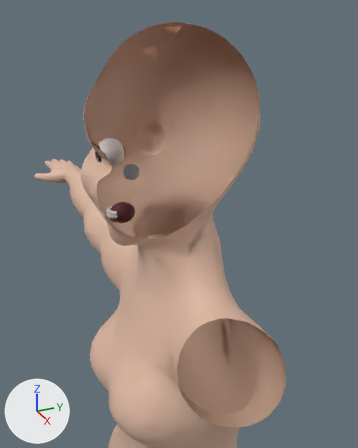
The glTF model characters/alis/model/alis.glb: old version first, new version second.
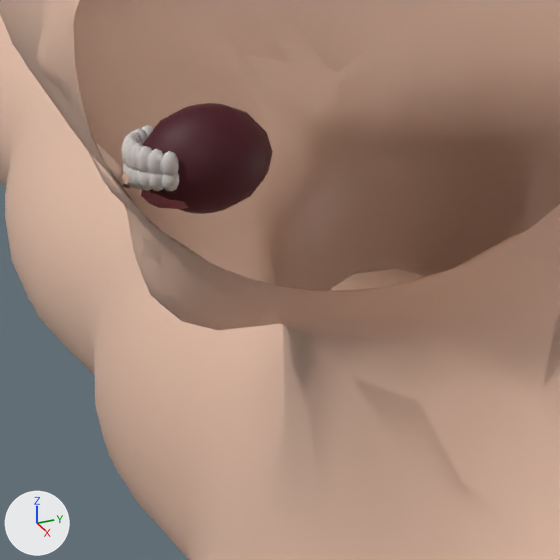
The first picture shows the older version from a 50 mm lens placed at (0.5493, -0.232, 1.622), pointed at (0.0359, -0.0009, 1.3652). The close-ups show the older and then the newer version on the part from 23% to 53% of the width and 41% to 65% of the height of that picture. Only the edits that show in the close-ups are written down. Every picture has the same lights, and +X, +Y and +Z are marked at lower left. Everything nearer to the camera than a plane just in front of the edit is cut away. Vertices at exactly the same position are counted once.

In view in the first close-up: 'Body', 'Body_LOD1', 'Mouth'.
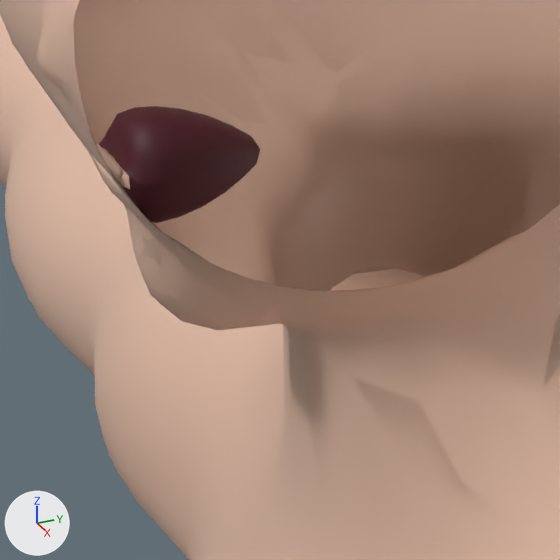
Boxes [x1, y1, x2, y2] around the edits, measured in the close-ups (560 x 560 px; the box of a moved part takes in the faces that stretch with it):
'Mouth', reshaped: before [121, 103, 273, 214]; after [99, 106, 260, 223]
part 1 of me_mouth, moved or reshaped (not visible afterwards): before [124, 139, 138, 168]
part 2 of me_mouth, moved or reshaped (not visible afterwards): before [121, 136, 136, 164]
part 3 of me_mouth, moved or reshaped (not visible afterwards): before [141, 189, 188, 209]
part 4 of me_mouth, moved or reshaped (not visible afterwards): before [125, 167, 134, 188]
part 5 of me_mouth, rebuilt (23% wider): before [142, 103, 273, 214]; after [99, 106, 260, 223]
part 6 of me_mouth, deleted: before [122, 125, 179, 192]

What the commit changed:
me_mouth is used by ob_mouth; location (0.0, 0.0, 0.0).
me_mouth had 856 vertices, 1596 faces and spanned x -0.012..0.012, y -0.0827..-0.046, z 1.364..1.391.
me_mouth now has 966 vertices, 1808 faces and spans x -0.0129..0.0129, y -0.0875..-0.0482, z 1.3656..1.3915.
me_mouth part 1: the loose piece of 34 vertices spanning x -0.0006..0.0026, y -0.0827..-0.0783, z 1.3776..1.3862 is moved by (-0.0019, 0.0027, 0.0).
me_mouth part 2: the loose piece of 34 vertices spanning x -0.0026..0.0006, y -0.0827..-0.0783, z 1.3776..1.3862 is moved by (0.0019, 0.0027, 0.0).
me_mouth part 3: the loose piece of 69 vertices spanning x -0.0086..0.0086, y -0.0789..-0.0539, z 1.3663..1.3752 is scaled about its middle by (0.903, 0.917, 0.851), then moved by (0.0, -0.0007, 0.0017).
me_mouth part 4: the loose piece of 34 vertices spanning x -0.0006..0.0026, y -0.0827..-0.0783, z 1.3734..1.3806 is moved by (-0.0019, 0.0027, 0.0).
me_mouth part 5: the loose piece of 107 vertices spanning x -0.012..0.012, y -0.0785..-0.046, z 1.364..1.391 is rebuilt with 217 vertices and now spans x -0.0129..0.0129, y -0.0875..-0.0482, z 1.3656..1.3915.
me_mouth part 6: 16 loose pieces with 544 vertices, spanning x -0.0105..0.0105, y -0.082..-0.0717, z 1.3736..1.3859, are deleted.
Other edits to the shape of me_mouth do not show in these pictures.
